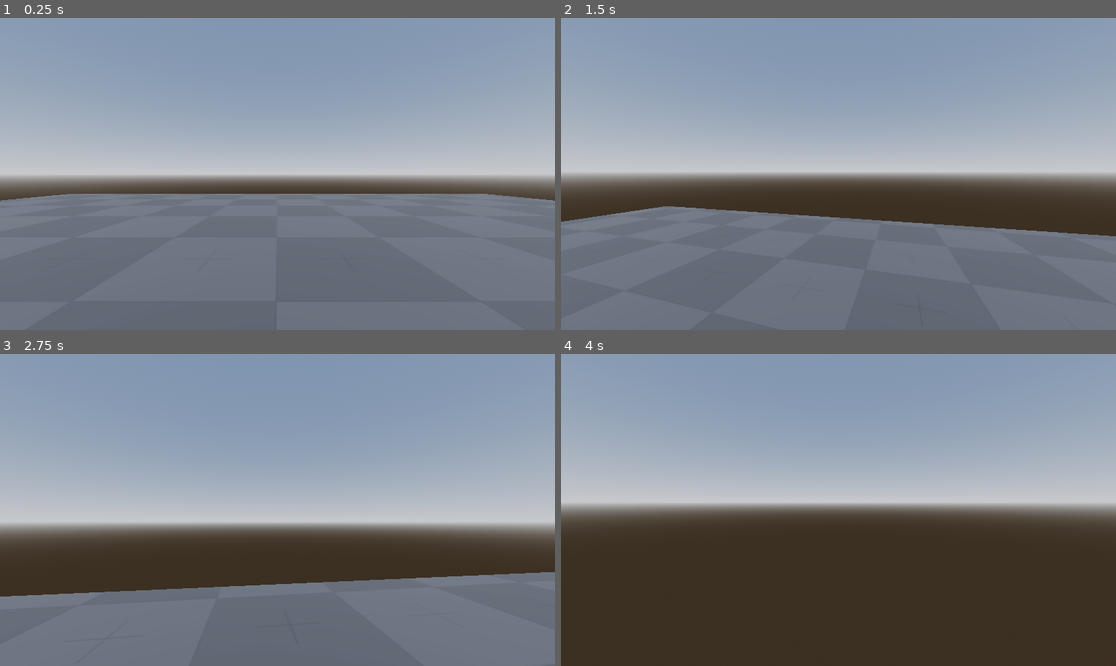
Above: before the commit, frames 1-4 (two rows, left to right).
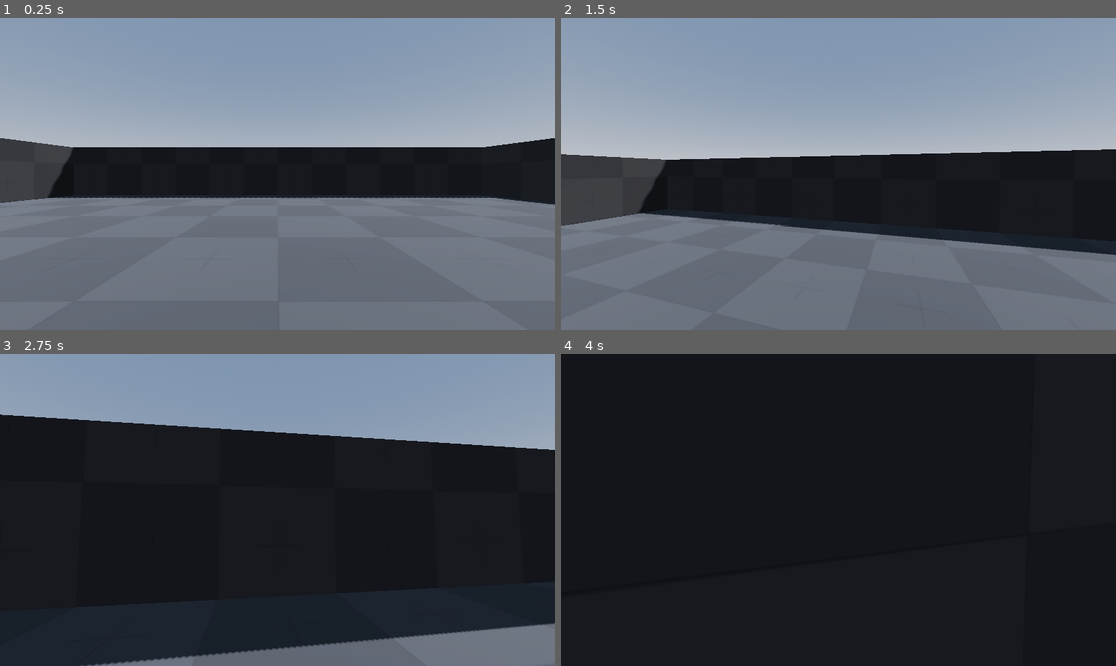
Above: after the commit, the same moments.

Repository: sebha01/Godot-Fps-Tutorial
Game: Godot game, scene res://Scenes/world.tscn
The game is run twice, just before and just after one commit, with the same random seed, the same clock (stepped at 60 frames per second) and the same inputs.
Inputs (mouse positions are in pixels of both pictures, inside the frame that each line leads up to):
- Up to frame 1 (0.25 s): no input
- Up to frame 2 (1.5 s): tap Enter at 0.5 s; move the mouse to (866, 174) at 0.52 s; hold Up (Up) from 0.53 s (still down); tap Space (Jump) at 0.77 s; move the mouse to (810, 174) at 1.27 s
- Up to frame 3 (2.75 s): keep holding Up (Up); tap Space (Jump) at 1.52 s; move the mouse to (288, 503) at 2.02 s
- Up to frame 4 (4 s): keep holding Up (Up); move the mouse to (832, 516) at 2.77 s; tap Space (Jump) at 3.02, 3.77 s; move the mouse to (877, 513) at 3.52 s

The runs differ from the first frame. In frame 1, 17% of the frame differs, in the area x 0-100%, y 38-60%; in frame 2, 24%; in frame 3, 69%; in frame 4, 100%, in the area x 0-100%, y 0-100%.

Commit message:
Created prototype area

Diff:
--- /dev/null
+++ b/Prefab Textures/Prototype1.tres
@@ -0,0 +1,11 @@
+[gd_resource type="StandardMaterial3D" load_steps=2 format=3 uid="uid://cyljdkll28hwj"]
+
+[ext_resource type="Texture2D" uid="uid://cs4u3kiq1gk1w" path="res://Prototype Textures/Dark/texture_09.png" id="1_rsl0y"]
+
+[resource]
+albedo_texture = ExtResource("1_rsl0y")
+uv1_scale = Vector3(0.1, 0.1, 0.1)
+uv1_triplanar = true
+uv1_world_triplanar = true
+uv2_triplanar = true
+uv2_world_triplanar = true
--- a/Scenes/world.tscn
+++ b/Scenes/world.tscn
@@ -1,7 +1,7 @@
-[gd_scene load_steps=9 format=3 uid="uid://bftne6yibc02y"]
+[gd_scene load_steps=8 format=3 uid="uid://bftne6yibc02y"]
 
 [ext_resource type="Script" path="res://Scripts/Player.gd" id="1_s7tj6"]
-[ext_resource type="Texture2D" uid="uid://cs4u3kiq1gk1w" path="res://Prototype Textures/Dark/texture_09.png" id="1_xfgvx"]
+[ext_resource type="Material" uid="uid://cyljdkll28hwj" path="res://Prefab Textures/Prototype1.tres" id="1_x8efe"]
 
 [sub_resource type="ProceduralSkyMaterial" id="ProceduralSkyMaterial_l2erd"]
 sky_horizon_color = Color(0.64625, 0.65575, 0.67075, 1)
@@ -15,14 +15,6 @@
 sky = SubResource("Sky_5a7iy")
 tonemap_mode = 2
 glow_enabled = true
-
-[sub_resource type="StandardMaterial3D" id="StandardMaterial3D_q01o6"]
-albedo_texture = ExtResource("1_xfgvx")
-uv1_scale = Vector3(0.1, 0.1, 0.1)
-uv1_triplanar = true
-uv1_world_triplanar = true
-uv2_triplanar = true
-uv2_world_triplanar = true
 
 [sub_resource type="CapsuleMesh" id="CapsuleMesh_pmvsy"]
 
@@ -42,8 +34,13 @@
 use_collision = true
 
 [node name="CSGBox3D" type="CSGBox3D" parent="CSGCombiner3D"]
-transform = Transform3D(65.0984, 0, 0, 0, 0.99419, 0, 0, 0, 62.97, 0, 0, 0)
-material = SubResource("StandardMaterial3D_q01o6")
+transform = Transform3D(65.0984, 0, 0, 0, 8.45199, 0, 0, 0, 62.97, 0, 3.17301, 0)
+material = ExtResource("1_x8efe")
+
+[node name="CSGBox3D" type="CSGBox3D" parent="CSGCombiner3D/CSGBox3D"]
+transform = Transform3D(0.918423, 0, 0, 0, 0.830752, 0, 0, 0, 0.947626, 0, 0.0876032, 0)
+operation = 2
+material = ExtResource("1_x8efe")
 
 [node name="Player" type="CharacterBody3D" parent="."]
 script = ExtResource("1_s7tj6")
